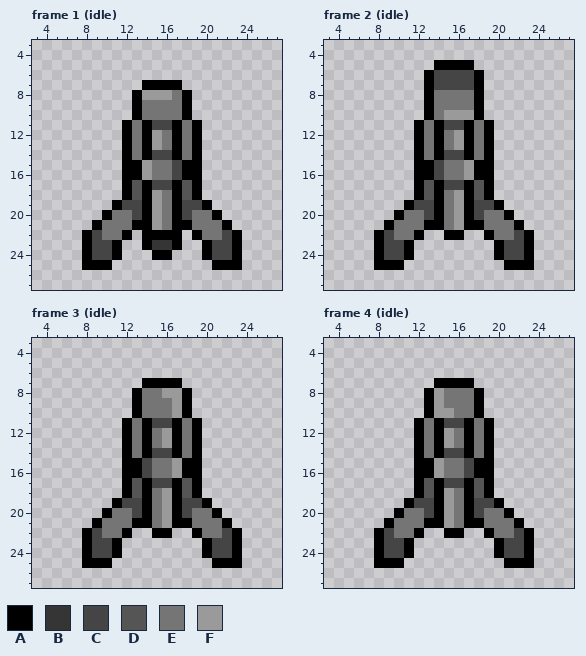
Pixel-art file -- Assets/Sprites/sentry.ase. The picture above is the old version.
32x32 pixels, 16 frames. Shown: frame 1 (idle): x 3..27, y 3..27; frame 2 (idle): x 3..27, y 3..27; frame 3 (idle): x 3..27, y 3..27; frame 4 (idle): x 3..27, y 3..27. The commit also changed other frames, which this record leaves out.
Visible layers, top first: "SingleHead", "Body".
Palette (. is transparent): A #000000  B #353535  C #454545  D #555555  E #757575  F #9a9a9a
Pixels before, frame 1 (idle), first column x 8:
 7 ......AAAA......
 8 .....AFFFEA.....
 9 .....AEEEEA.....
10 .....AEEEEA.....
11 ....AEACCAEA....
12 ....AEAFEAEA....
13 ....AEAFEAEA....
14 ....AEACCAEA....
15 ....AAFEECAA....
16 ....AAFEECAA....
17 ....ADACCADA....
18 ....ADAFEADA....
19 ...ACCAFEACCA...
20 ..AEECAFEACEEA..
21 .AEEEAAFEAAEEEA.
22 ACEEA.AAAA.AEECA
23 ACCA..ABBA..ACCA
24 ACCA...AA...ACCA
25 AAA..........AAA
Pixels before, frame 2 (idle), first column x 8:
 5 ......AAAA......
 6 .....ACCCCA.....
 7 .....ACCCCA.....
 8 .....AEEEEA.....
 9 .....AEEEEA.....
10 .....AEFFFA.....
11 ....AEACCAEA....
12 ....AEAEFAEA....
13 ....AEAEFAEA....
14 ....AEACCAEA....
15 ....AACEEFAA....
16 ....AACEEFAA....
17 ....ADACCADA....
18 ....ADAEFADA....
19 ...ACCAEFACCA...
20 ..AEECAEFACEEA..
21 .AEEEAAEFAAEEEA.
22 ACEEA..AA..AEECA
23 ACCA........ACCA
24 ACCA........ACCA
25 AAA..........AAA
Pixels before, frame 3 (idle), first column x 8:
 7 ......AAAA......
 8 .....AEEFFA.....
 9 .....AEEEFA.....
10 .....AEEEFA.....
11 ....AEACCAEA....
12 ....AEAEFAEA....
13 ....AEAEFAEA....
14 ....AEACCAEA....
15 ....AACEEFAA....
16 ....AACEEFAA....
17 ....ADACCADA....
18 ....ADAEFADA....
19 ...ACCAEFACCA...
20 ..AEECAEFACEEA..
21 .AEEEAAEFAAEEEA.
22 ACEEA..AA..AEECA
23 ACCA........ACCA
24 ACCA........ACCA
25 AAA..........AAA
Pixels before, frame 4 (idle), first column x 8:
 7 ......AAAA......
 8 .....AFEEEA.....
 9 .....AFEEEA.....
10 .....AFFEEA.....
11 ....AEACCAEA....
12 ....AEAFEAEA....
13 ....AEAFEAEA....
14 ....AEACCAEA....
15 ....AAFEECAA....
16 ....AAFEECAA....
17 ....ADACCADA....
18 ....ADAFEADA....
19 ...ACCAFEACCA...
20 ..AEECAFEACEEA..
21 .AEEEAAFEAAEEEA.
22 ACEEA..AA..AEECA
23 ACCA........ACCA
24 ACCA........ACCA
25 AAA..........AAA
Once edited:
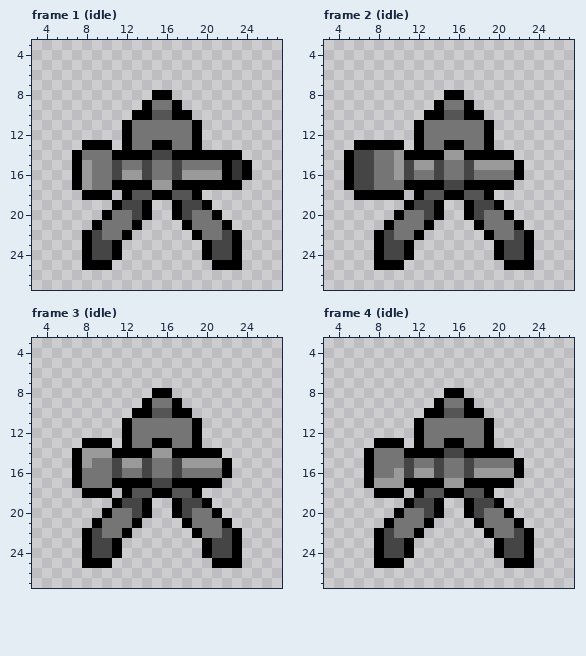
Difference:
Changed rows in their new state; - is an unchanged pixel.
Frame 1 (idle), layer "SingleHead":
first column x 7:
 7 -------....-------
 8 ------..AA..------
 9 ------.A--A.------
10 -------ADDA-------
11 -------EEEE-------
12 -------EE-E-------
13 -AAA---EAAE-------
14 AEEEA-A----A-AAAA-
15 AFEECEEC---EEEEABA
16 AFEECFFC---FFFFABA
17 AFEEA-A-FF-A-AAAA-
18 -AAA---DAAD-------
19 --------..--------
20 --------..--------
21 -------....-------
22 -------....-------
23 -------....-------
24 --------..--------
Frame 2 (idle), layer "SingleHead":
first column x 5:
 5 ---------....-----
 6 --------......----
 7 --------......----
 8 --------..AA..----
 9 --------.A--A.----
10 ---------ADDA-----
11 ---------EEEE-----
12 ---------E-EE-----
13 -AAAAA---EAAE-----
14 ACCEEFA-A-FF-A-AA-
15 ACCEEFCFF---CFFFFA
16 ACCEEFCEE---CEEEEA
17 ACCEEEA-A----A-AA-
18 -AAAAA---DAAD-----
19 ----------..------
20 ----------..------
21 ---------....-----
22 ----------..------
Frame 3 (idle), layer "SingleHead":
first column x 7:
 7 -------....-----
 8 ------..AA..----
 9 ------.A--A.----
10 -------ADDA-----
11 -------EEEE-----
12 -------E-EE-----
13 -AAA---EAAE-----
14 AFFFA-A-FF-A-AA-
15 AFEECFF---CFFFFA
16 AEEECEE---CEEEEA
17 AEEEA-A----A-AA-
18 -AAA---DAAD-----
19 --------..------
20 --------..------
21 -------....-----
22 --------..------
Frame 4 (idle), layer "SingleHead":
first column x 7:
 7 -------....-----
 8 ------..AA..----
 9 ------.A--A.----
10 -------ADDA-----
11 -------EEEE-----
12 -------EE-E-----
13 -AAA---EAAE-----
14 AEEEA-A----A-AA-
15 AEEECEEC---EEEEA
16 AEEFCFFC---FFFFA
17 AFFFA-A-FF-A-AA-
18 -AAA---DAAD-----
19 --------..------
20 --------..------
21 -------....-----
22 --------..------
Changed places in both pictures, as pixel boxes (x1, y1, x2, y2):
changed: (72, 80, 252, 260)
changed: (344, 60, 524, 240)
changed: (72, 378, 232, 538)
changed: (364, 378, 524, 538)
